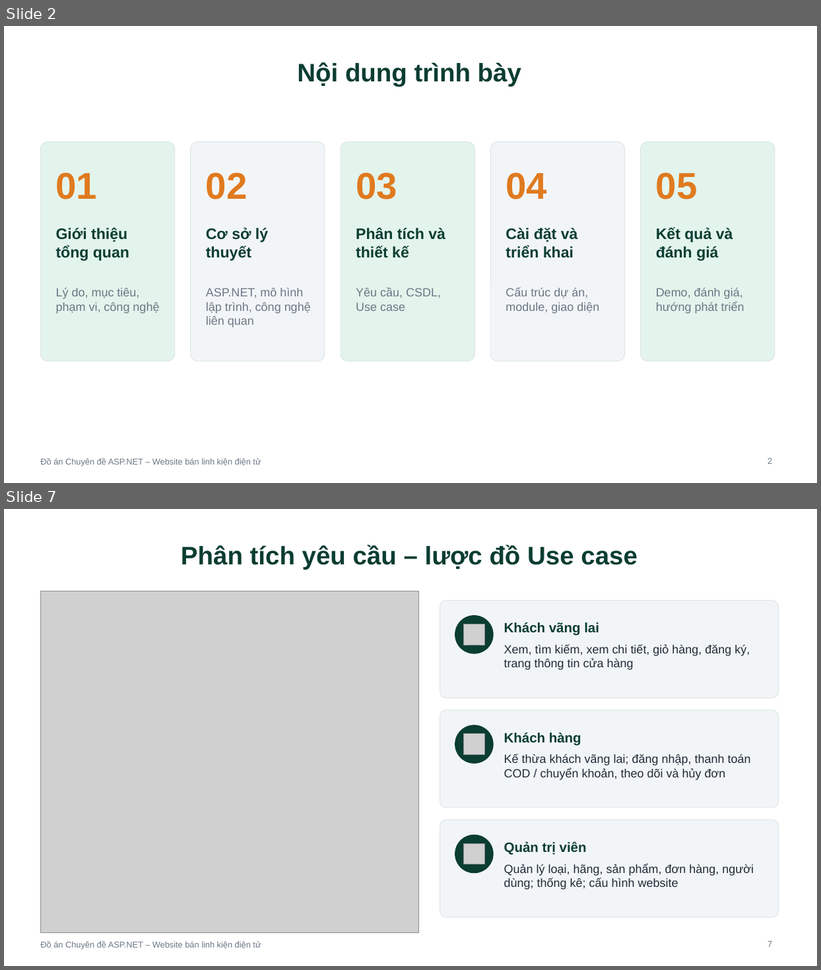
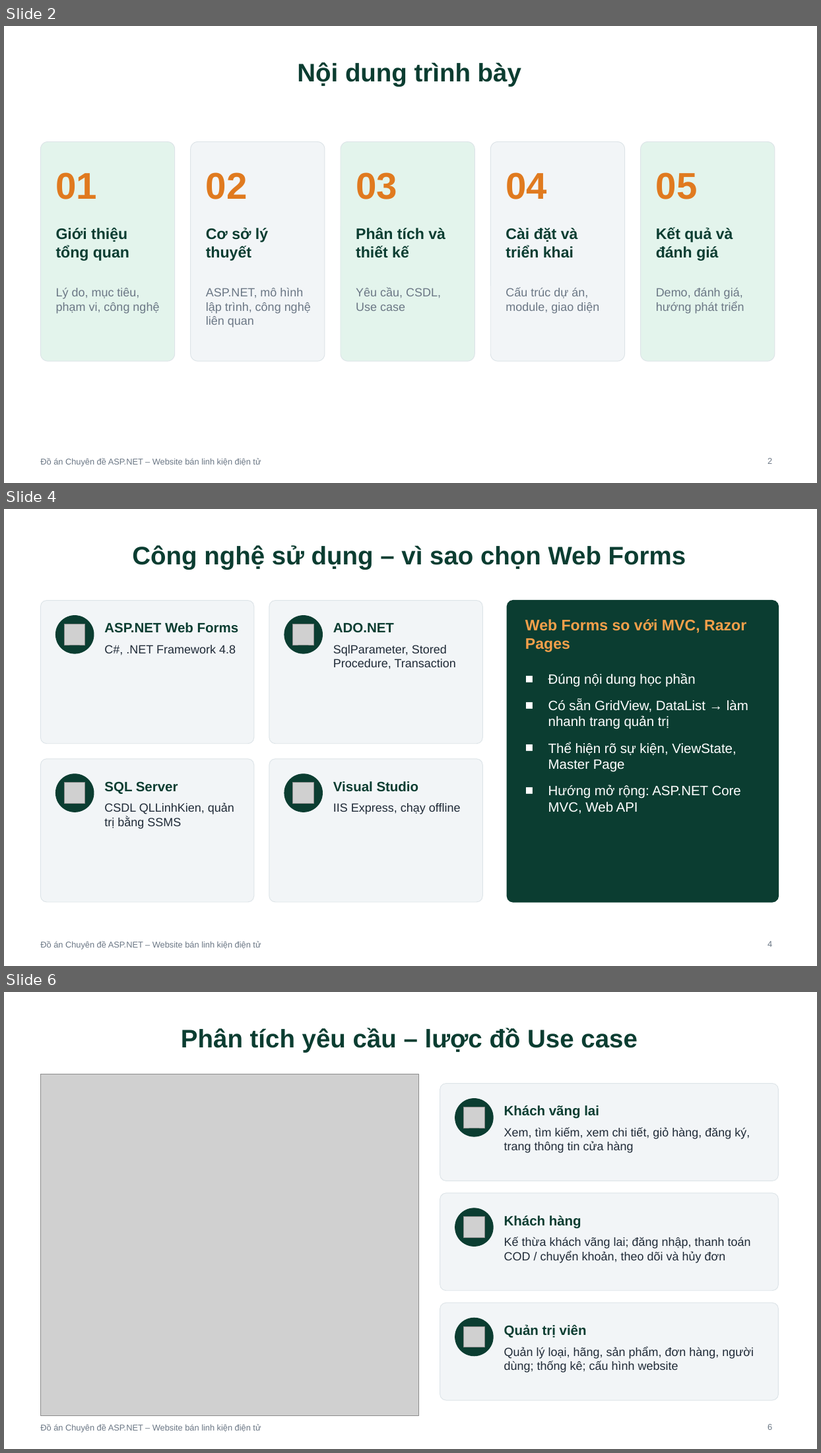
Before and after one commit to btduy10/ASPNET, a slide deck: thesis/abs/TrinhChieu_WebsiteBanLinhKien.pptx. Shown one above the other, each under a label of ours: slides 2 and 7 before the commit, slides 2, 4 and 6 after it; the slides between them are not shown. The pictures are 821x970 and 821x1453 pixels, drawn with LibreOffice and Linux fonts; fonts in the diff are those of the drawing; grey boxes stand for pictures. Boxes give left, top, right and bottom in pixels: in the first picture for what was removed or moved away, otherwise in the second. Text is boxed around its words. In the diff, an @@ line names an element or a change of style, - is before the commit and + after.

```diff
--- a/thesis/abs/TrinhChieu_WebsiteBanLinhKien.pptx
+++ b/thesis/abs/TrinhChieu_WebsiteBanLinhKien.pptx
@@ slide 4 added at <box>4,509,817,966</box>, background #FFFFFF; not listed: 1 template element that a slide beside it also shows @@
@@ title added at <box>132,545,686,570</box>, 30 pt, text #0B3D31, bold @@
+Công nghệ sử dụng – vì sao chọn Web Forms
@@ rounded rectangle added at <box>40,601,254,744</box>, fill #F2F5F7, outline #DDE4E8 0.75 pt @@
@@ rounded rectangle added at <box>269,601,483,744</box>, fill #F2F5F7, outline #DDE4E8 0.75 pt @@
@@ rounded rectangle added at <box>507,601,779,902</box>, fill #0B3D31, outline #0B3D31 1 pt @@
@@ ellipse added at <box>56,616,94,654</box>, fill #0B3D31, outline #0B3D31 1 pt @@
@@ picture added at <box>64,625,85,645</box> @@
@@ text added at <box>104,623,239,633</box>, 16 pt, text #0B3D31, bold @@
+ASP.NET Web Forms
@@ ellipse added at <box>284,616,322,654</box>, fill #0B3D31, outline #0B3D31 1 pt @@
@@ picture added at <box>293,625,314,645</box> @@
@@ text added at <box>333,623,394,632</box>, 16 pt, text #0B3D31, bold @@
+ADO.NET
@@ text added at <box>525,619,746,652</box>, 18 pt, text #F5A04A, bold @@
+Web Forms so với MVC, Razor Pages
@@ text added at <box>104,645,236,656</box>, 14 pt, text #1F2A37 @@
+C#, .NET Framework 4.8
@@ text added at <box>333,645,456,669</box>, 14 pt, text #1F2A37 @@
+SqlParameter, Stored Procedure, Transaction
@@ text added at <box>548,673,748,814</box>, 16 pt, text #FFFFFF @@
+■ Đúng nội dung học phần
+■ Có sẵn GridView, DataList → làm nhanh trang quản trị
+■ Thể hiện rõ sự kiện, ViewState, Master Page
+■ Hướng mở rộng: ASP.NET Core MVC, Web API
@@ rounded rectangle added at <box>40,759,254,902</box>, fill #F2F5F7, outline #DDE4E8 0.75 pt @@
@@ rounded rectangle added at <box>269,759,483,902</box>, fill #F2F5F7, outline #DDE4E8 0.75 pt @@
@@ ellipse added at <box>56,774,94,812</box>, fill #0B3D31, outline #0B3D31 1 pt @@
@@ picture added at <box>64,783,85,803</box> @@
@@ text added at <box>104,782,178,794</box>, 16 pt, text #0B3D31, bold @@
+SQL Server
@@ ellipse added at <box>284,774,322,812</box>, fill #0B3D31, outline #0B3D31 1 pt @@
@@ picture added at <box>293,783,314,803</box> @@
@@ text added at <box>333,782,419,792</box>, 16 pt, text #0B3D31, bold @@
+Visual Studio
@@ text added at <box>104,803,234,829</box>, 14 pt, text #1F2A37 @@
+CSDL QLLinhKien, quản trị bằng SSMS
@@ text added at <box>333,803,461,815</box>, 14 pt, text #1F2A37 @@
+IIS Express, chạy offline
@@ page number added at <box>768,941,772,947</box>, 10 pt, text #6B7785 @@
+4
@@ what was slide 7 is now slide 6 @@
@@ page number at <box>768,1424,772,1430</box>: text changed @@
-7
+6
```
Also in this commit, not shown: 5 slides changed, 1 other slide added, 5 slides removed.
